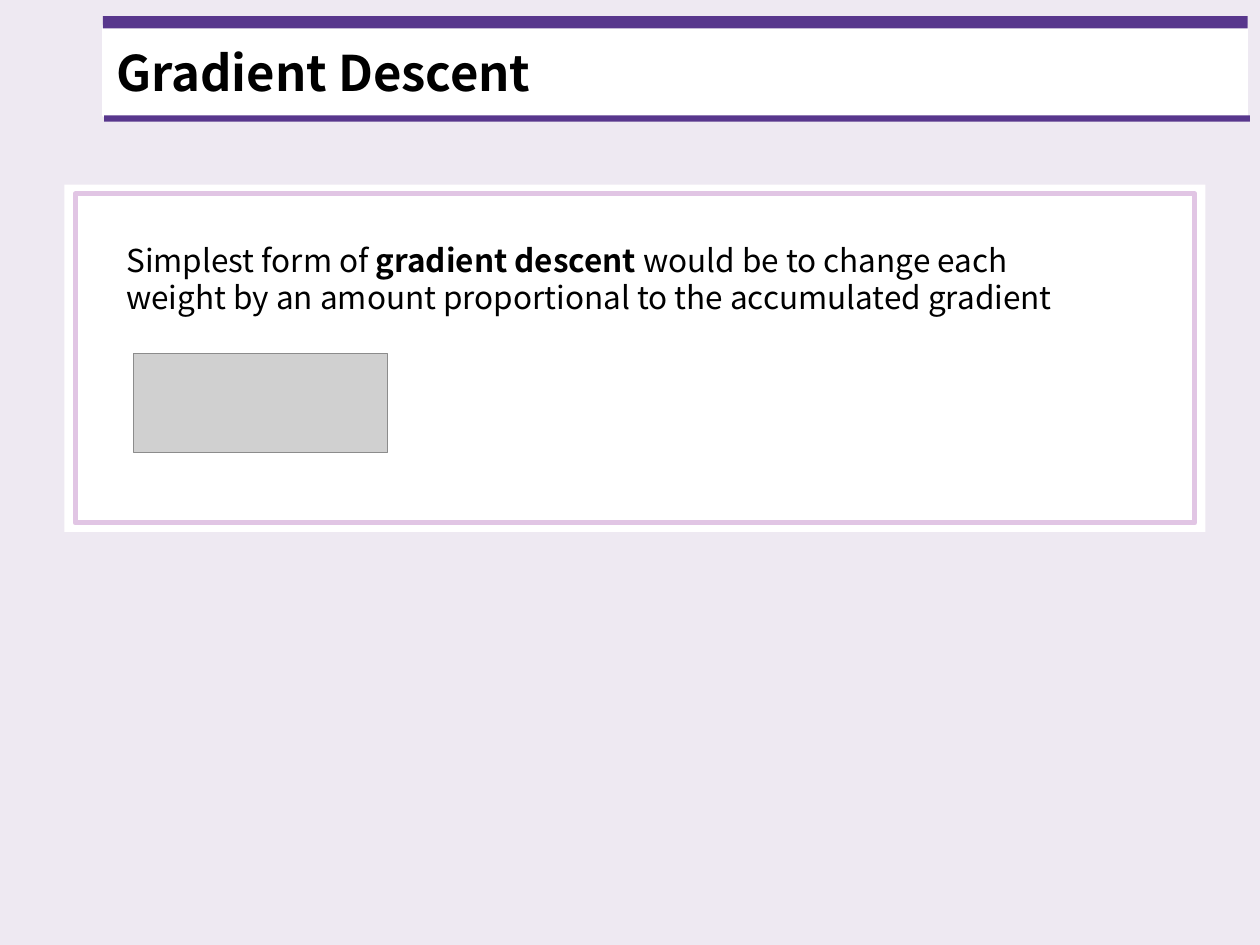
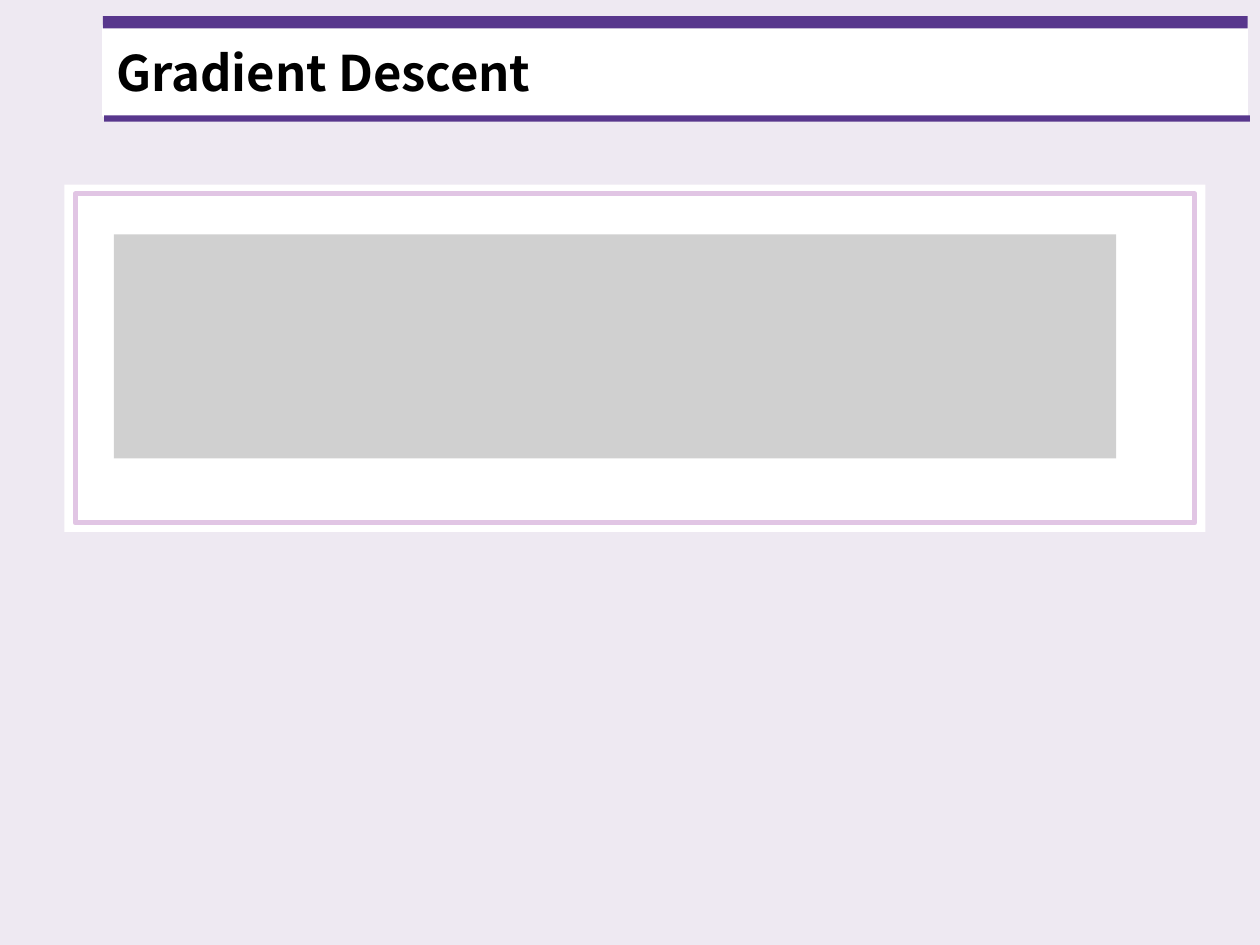
Before and after one commit to standing-o/Machine_Learning_Paper_Review, a slide deck: slide 9 of Paper.3_Back-Propagation/20201110_Paper3_Back-Propagation.pptx. Drawn at 1260x945 pixels with LibreOffice and Linux fonts; fonts in the diff are those of the drawing; grey boxes stand for pictures. Boxes give left, top, right and bottom in pixels: in the first picture for what was removed or moved away, otherwise in the second. Text is boxed around its words. In the diff, an @@ line names an element or a change of style, - is before the commit and + after.

```diff
--- a/Paper.3_Back-Propagation/20201110_Paper3_Back-Propagation.pptx
+++ b/Paper.3_Back-Propagation/20201110_Paper3_Back-Propagation.pptx
@@ picture added at [115, 234, 1116, 459] @@
@@ text removed at [126, 246, 1052, 317] @@
-Simplest form of gradient descent would be to change each weight by an amount proportional to the accumulated gradient
@@ picture removed at [134, 354, 387, 454] @@
```
Also in this commit, not shown: 5 other slides changed.
